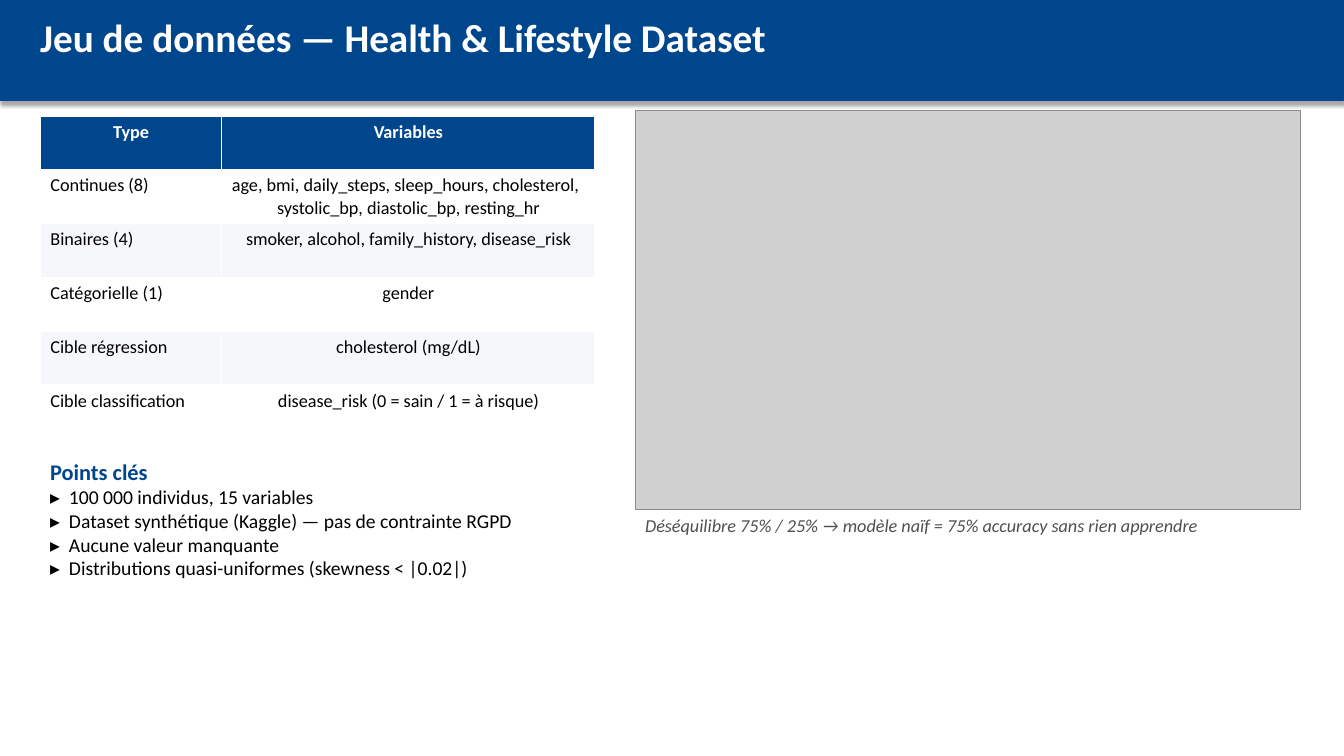
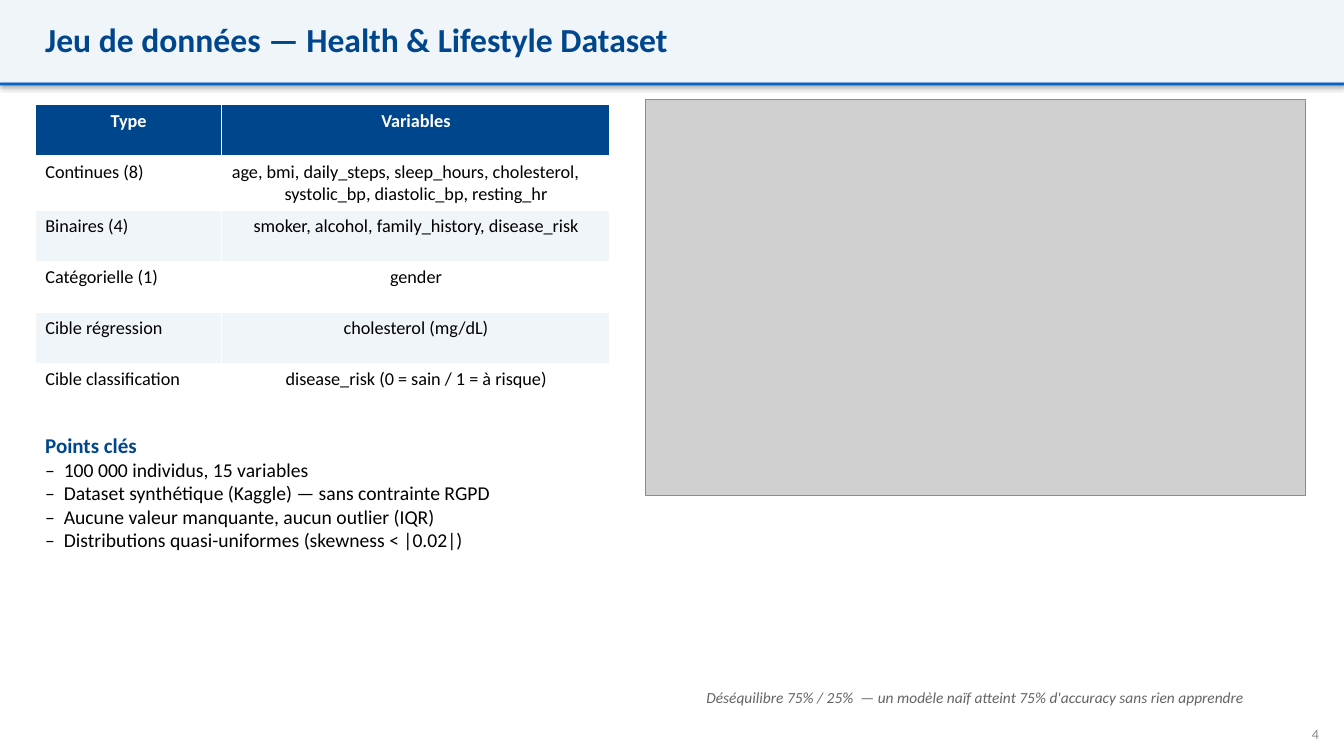
Before and after one commit to mahamatarda/Memoire-S2, a slide deck: slide 4 of presentation.pptx. Drawn at 1344x756 pixels with LibreOffice and Linux fonts; fonts in the diff are those of the drawing; grey boxes stand for pictures. Boxes give left, top, right and bottom in pixels: in the first picture for what was removed or moved away, otherwise in the second. Text is boxed around its words. In the diff, an @@ line names an element or a change of style, - is before the commit and + after.

```diff
--- a/presentation.pptx
+++ b/presentation.pptx
@@ rectangle: place and size @@
-rectangle at box(0, 0, 1344, 101)
+rectangle at box(0, 0, 1344, 83)
@@ rectangle at box(0, 0, 1344, 83): fill #00468C to #F0F5FA; outline #00468C 0.75 pt to none @@
@@ rectangle removed at box(0, 0, 1344, 756) @@
@@ text "Jeu de données — Health ..." at box(45, 28, 667, 58): size 28 to 24 pt, text colour #FFFFFF to #00468C @@
@@ rectangle added at box(0, 83, 1344, 86), fill #0066CC @@
@@ table at box(35, 105, 610, 412) @@
@@ fill #F5F7FA to #F0F5FA in 4 cells @@
@@ table: place and size @@
-table at box(40, 116, 595, 439)
+table at box(35, 105, 610, 412)
@@ picture: place and size @@
-picture at box(635, 111, 1301, 510)
+picture at box(645, 100, 1306, 496)
@@ text "Points clés": place and size @@
-text "Points clés" at box(50, 464, 511, 579)
+text "Points clés" at box(45, 438, 489, 551)
@@ text at box(45, 438, 137, 453): size 16 to 15 pt in "Points clés" @@
@@ text at box(64, 463, 489, 551): text changed @@
-▸ 100 000 individus, 15 variables
-▸ Dataset synthétique (Kaggle) — pas de contrainte RGPD
-▸ Aucune valeur manquante
-▸ Distributions quasi-uniformes (skewness < |0.02|)
+– 100 000 individus, 15 variables
+– Dataset synthétique (Kaggle) — sans contrainte RGPD
+– Aucune valeur manquante, aucun outlier (IQR)
+– Distributions quasi-uniformes (skewness < |0.02|)
@@ text at box(706, 692, 1243, 706): text changed; size 13 to 11 pt; text colour #505050 to #646464 @@
-Déséquilibre 75% / 25% → modèle naïf = 75% accuracy sans rien apprendre
+Déséquilibre 75% / 25% — un modèle naïf atteint 75% d'accuracy sans rien apprendre
@@ text added at box(1312, 730, 1319, 739), 10 pt, text #8C8C8C @@
+4
```
Also in this commit, not shown: 14 other slides changed, 1 other file.
